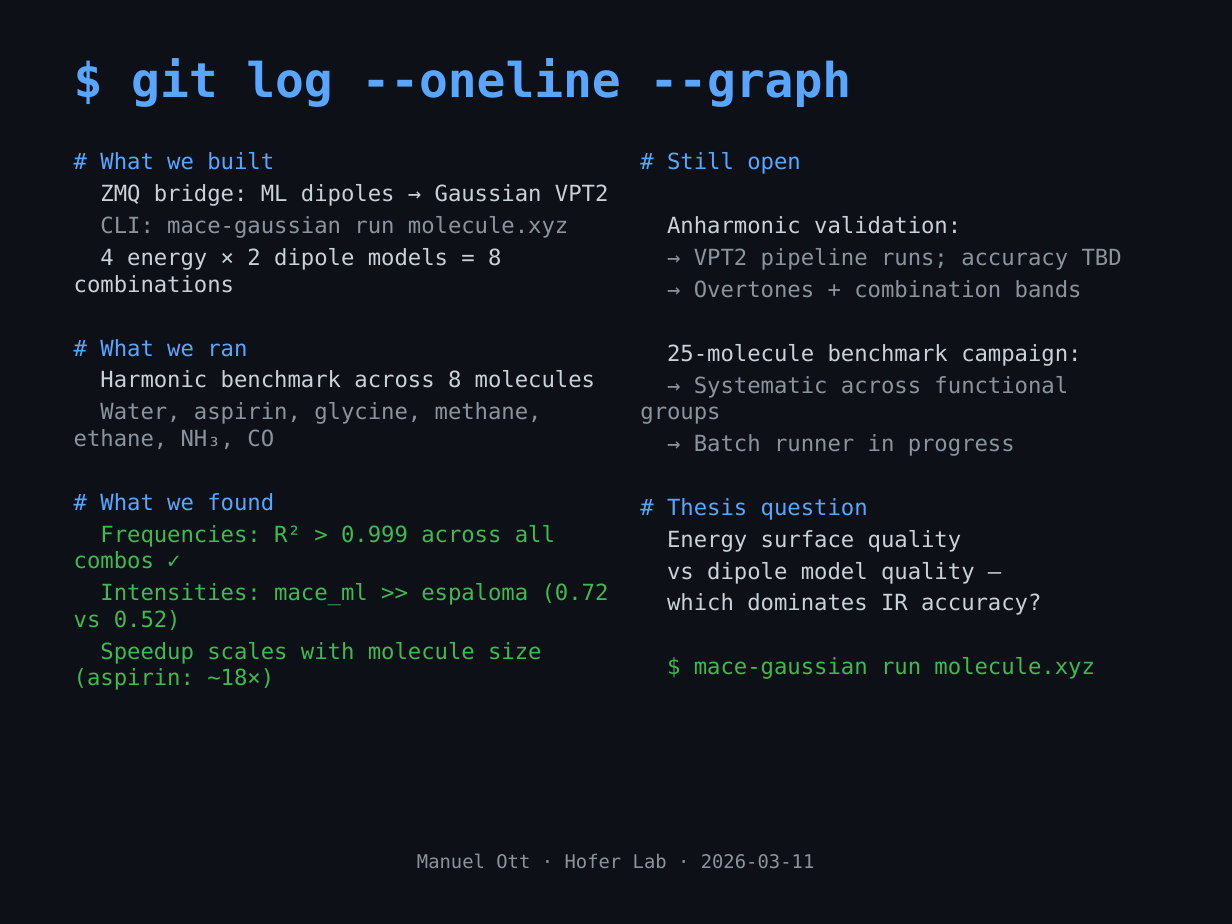
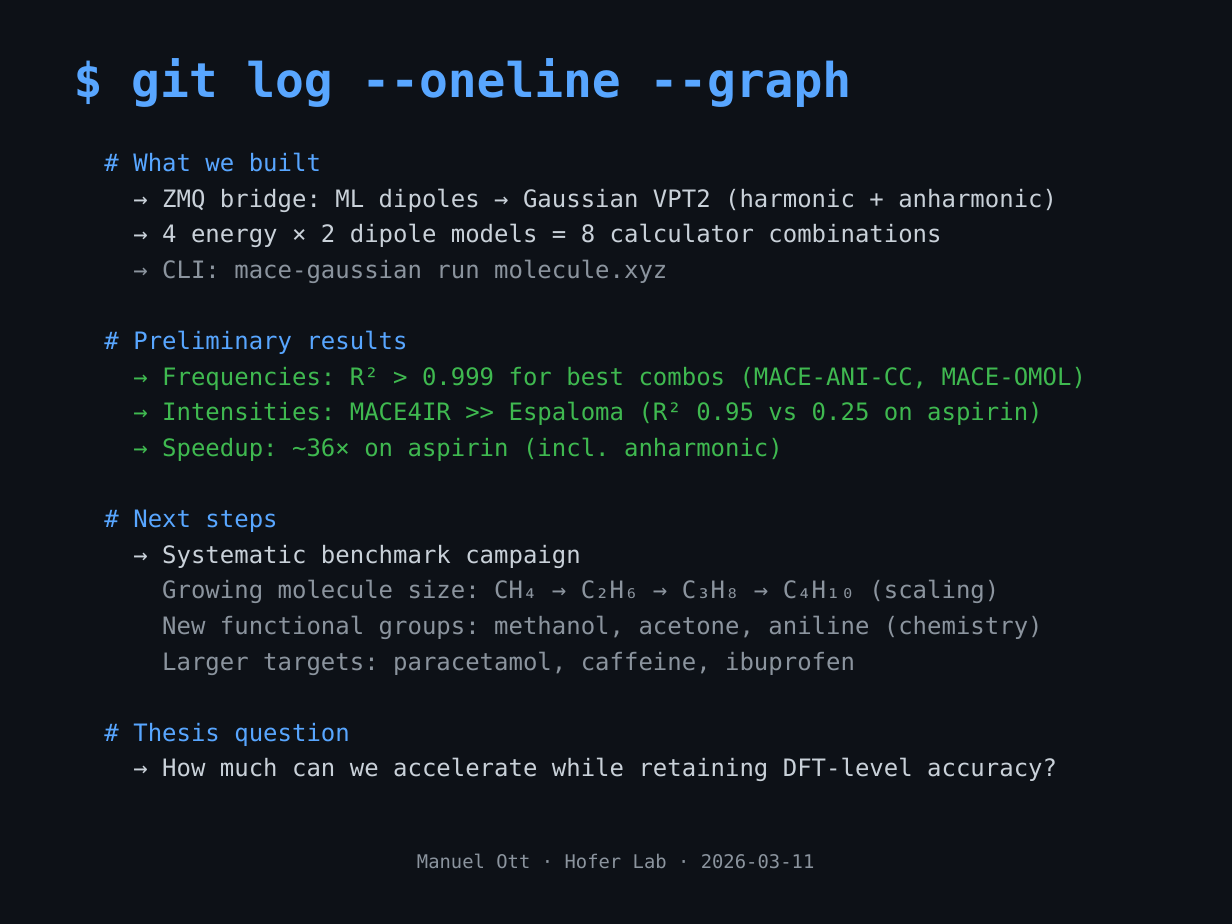
Before and after one commit to mott91/mace_gaussian_interface, a slide deck: slide 12 of presentation/presentation_v2.pptx. Drawn at 1232x924 pixels with LibreOffice and Linux fonts; fonts in the diff are those of the drawing. Boxes give left, top, right and bottom in pixels: in the first picture for what was removed or moved away, otherwise in the second. Text is boxed around its words. In the diff, an @@ line names an element or a change of style, - is before the commit and + after.

```diff
--- a/presentation/presentation_v2.pptx
+++ b/presentation/presentation_v2.pptx
@@ text removed at <box>74,152,609,690</box> @@
-# What we built
-ZMQ bridge: ML dipoles → Gaussian VPT2
-CLI: mace-gaussian run molecule.xyz
-4 energy × 2 dipole models = 8 combinations
-# What we ran
-Harmonic benchmark across 8 molecules
-Water, aspirin, glycine, methane, ethane, NH₃, CO
-# What we found
-Frequencies: R² > 0.999 across all combos ✓
-Intensities: mace_ml >> espaloma (0.72 vs 0.52)
-Speedup scales with molecule size (aspirin: ~18×)
@@ text added at <box>133,152,1086,781</box>, 14 pt, text #C9D1D9 @@
+# What we built
+→ ZMQ bridge: ML dipoles → Gaussian VPT2 (harmonic + anharmonic)
+→ 4 energy × 2 dipole models = 8 calculator combinations
+→ CLI: mace-gaussian run molecule.xyz
+# Preliminary results
+→ Frequencies: R² > 0.999 for best combos (MACE-ANI-CC, MACE-OMOL)
+→ Intensities: MACE4IR >> Espaloma (R² 0.95 vs 0.25 on aspirin)
+→ Speedup: ~36× on aspirin (incl. anharmonic)
+# Next steps
+→ Systematic benchmark campaign
+Growing molecule size: CH₄ → C₂H₆ → C₃H₈ → C₄H₁₀ (scaling)
+New functional groups: methanol, acetone, aniline (chemistry)
+Larger targets: paracetamol, caffeine, ibuprofen
+# Thesis question
+→ How much can we accelerate while retaining DFT-level accuracy?
@@ text removed at <box>640,152,1094,679</box> @@
-# Still open
-Anharmonic validation:
-→ VPT2 pipeline runs; accuracy TBD
-→ Overtones + combination bands
-25-molecule benchmark campaign:
-→ Systematic across functional groups
-→ Batch runner in progress
-# Thesis question
-Energy surface quality
-vs dipole model quality —
-which dominates IR accuracy?
-$ mace-gaussian run molecule.xyz
```
Also in this commit, not shown: 1 other file.
